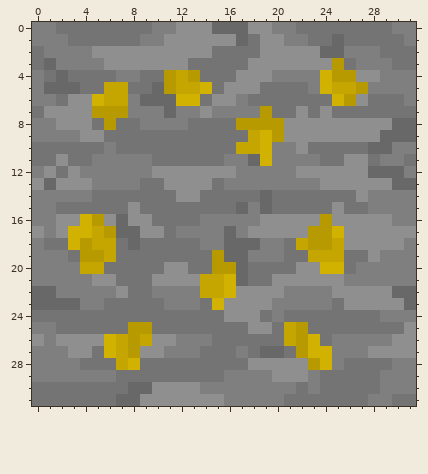
Two states of a pixel-art sprite, blocks/Samarium_ore.png. That is the earlier state.
The file is 32x32 pixels. Colours within 5 levels of each other are drawn and written as one.
Now the later version:
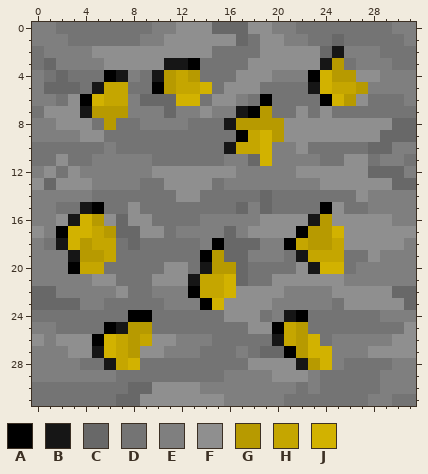
Palette (. is transparent): A #000000  B #161616  C #686868  D #747474  E #7f7f7f  F #8f8f8f  G #b79a00  H #c5a600  J #d2b200
From old to new:
@@ x 0..31 @@
  1 EEEDDDDDDEEFFFFFFCDFFEEDDCDDDDDE
- 2 DEEEEFFFFFFFFFFDDDDFFFFFCCEEEDDD
- 3 DCEEEEFFFFFFFDDDDDFFFFFFFGDEEEDD
- 4 EDCDDDDEEDDGHGDDDFFFEEEEJGGFFEEE
- 5 ECCCDDHHDDCGHHJDFFFDDDDEJHHGEEEE
- 6 EEDFFJHHECCCJJDFFEDDDDDDDJGFDDDE
- 7 DFFFFGGGEEECEEFEEEEGDDFDFDDDDDDD
- 8 EEFFFDGDDEEEEDDDDGGGGFFFFFFFFFCC
- 9 EEEEFFDDDDDDDDDDDDHJGFFFFFFFFCCC
-10 DDDDDDEDDDDDDDDDDHHJEEFDDDDDCCEE
+ 2 DEEEEFFFFFFFFFFDDDDFFFFFCBEEEDDD
+ 3 DCEEEEFFFFFBBADDDDFFFFFFBGDEEEDD
+ 4 EDCDDDABEDBGHGDDDFFFEEEAJGGFFEEE
+ 5 ECCCDBHHDDAGHHJDFFFDDDDBJHHGEEEE
+ 6 EEDFAJHHECCCJJDFFEDADDDDAJGFDDDE
+ 7 DFFFBGGGEEECEEFEEBAGDDFDFDDDDDDD
+ 8 EEFFFDGDDEEEEDDDBGGGGFFFFFFFFFCC
+ 9 EEEEFFDDDDDDDDDDDAHJGFFFFFFFFCCC
+10 DDDDDDEDDDDDDDDDBHHJEEFDDDDDCCEE
 11 DDFDDEEEEEDDDDDDEECJEEEEDDFFDEED
@@ x 0..31 @@
 14 EEEEEDDDDDDDFFDDDDDCDDDDDDDFEEEE
-15 EEDDDDDDFDDDDDDDDCECDDDDDFDDEEEE
-16 EEFFJGFCFFDDDDEEEEEFFFFFGFFFFFEE
-17 FEFJJHGCCFFDEEEECEFFFFFGGJFFFFFF
-18 EDDJGHHDCDDDDDEECCCEEDHGGHFFFFFE
-19 EEEDGGHDDDDDDDDGCCEEEDDHHHDDFEEE
-20 EEEEHHDDDDDFFDDGGCDDDDFFJJDEEEEE
-21 EEEEEFFDDDFFFFHHJCDDFFFFFFEEEEEE
-22 CCEEEEEFDDEEEEHHJFFFFEEEEFFFFFCC
-23 CCCCEEDDDDDEEEDJFFFFEEEEEDFFFFFC
-24 DDDDDDDDDDDDDDDDFFFDEDDDDDDDDEEE
-25 EEDDDDDDGGDDDDDDDDFFDHGDDDDDDDDF
-26 FEFFFFJHGHFFEEEDDDDDDHGJDEEEEEFF
-27 EEEFFDJHGFFEEEDDDEDCCDGJJEEEFFFF
-28 EEEEDDDHJDDDDDDDDDFFFFFGJEDDDDEE
+15 EEDDBADDFDDDDDDDDCECDDDDAFDDEEEE
+16 EEFBJGFCFFDDDDEEEEEFFFFBGFFFFFEE
+17 FEAJJHGCCFFDEEEECEFFFFAGGJFFFFFF
+18 EDBJGHHDCDDDDDEACCCEEAHGGHFFFFFE
+19 EEEBGGHDDDDDDDAGCCEEEDBHHHDDFEEE
+20 EEEAHHDDDDDFFDBGGCDDDDFBJJDEEEEE
+21 EEEEEFFDDDFFFBHHJCDDFFFFFFEEEEEE
+22 CCEEEEEFDDEEEAHHJFFFFEEEEFFFFFCC
+23 CCCCEEDDDDDEEEAJFFFFEEEEEDFFFFFC
+24 DDDDDDDDAADDDDDDFFFDEBADDDDDDEEE
+25 EEDDDDABGGDDDDDDDDFFAHGDDDDDDDDF
+26 FEFFFAJHGHFFEEEDDDDDBHGJDEEEEEFF
+27 EEEFFBJHGFFEEEDDDEDCCAGJJEEEFFFF
+28 EEEEDDBHJDDDDDDDDDFFFFBGJEDDDDEE
 29 EEEEEEEDDDDDDDDDEEEEFFFEDDDDDEEE
